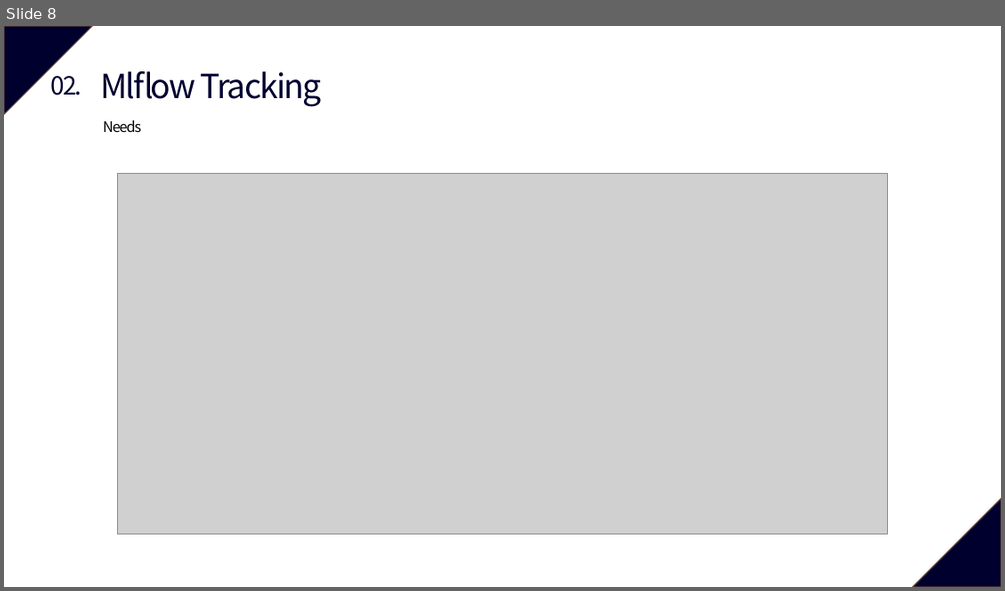
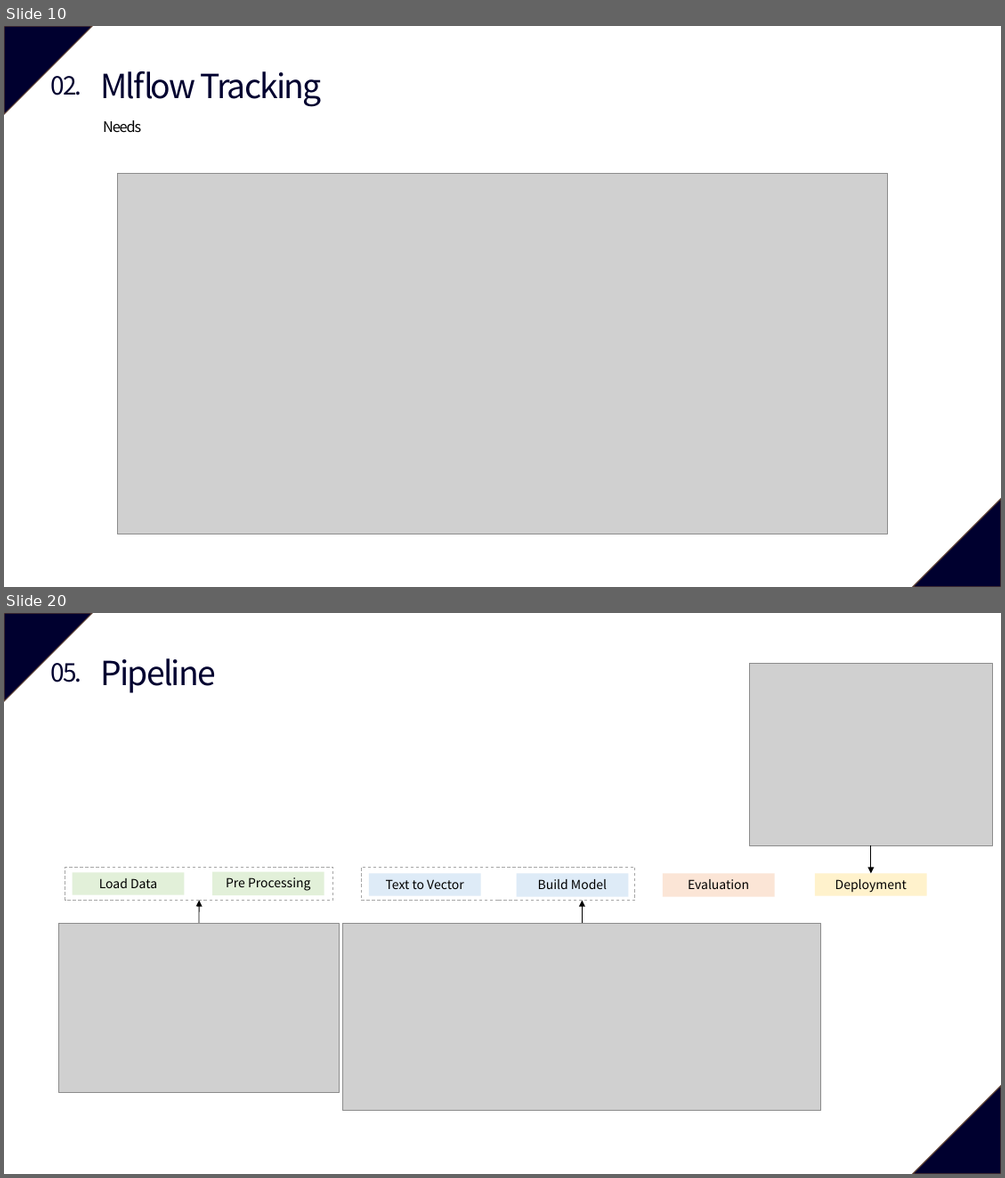
Before and after one commit to vhrehfdl/MLflow_tutorial, a slide deck: MLflow.pptx. Shown one above the other, each under a label of ours: slide 8 before the commit, slides 10 and 20 after it; the slides between them are not shown. The pictures are 1005x591 and 1005x1178 pixels, drawn with LibreOffice and Linux fonts; fonts in the diff are those of the drawing; grey boxes stand for pictures. Boxes give left, top, right and bottom in pixels: in the first picture for what was removed or moved away, otherwise in the second. Text is boxed around its words. In the diff, an @@ line names an element or a change of style, - is before the commit and + after.

```diff
--- a/MLflow.pptx
+++ b/MLflow.pptx
@@ slide 20 added at (4, 613, 1001, 1174), background #FFFFFF; not listed: 2 template elements that a slide beside it also shows @@
@@ text added at (50, 663, 81, 682), 24 pt, text #00002F @@
+05.
@@ text added at (100, 658, 216, 693), 32 pt, text #00002F @@
+Pipeline
@@ picture added at (750, 664, 993, 845) @@
@@ arrow added from (871, 845) to (871, 873), #000000 0.75 pt @@
@@ rectangle added at (65, 868, 334, 900), outline #A6A6A6 0.75 pt dashed @@
@@ rectangle added at (72, 873, 184, 895), fill #E2F0D9, 12 pt, text #000000 @@
+Load Data
@@ rectangle added at (212, 872, 324, 895), fill #E2F0D9, 12 pt, text #000000 @@
+Pre Processing
@@ rectangle added at (362, 868, 635, 900), outline #A6A6A6 0.75 pt dashed @@
@@ rectangle added at (369, 873, 481, 896), fill #DEEBF7, 12 pt, text #000000 @@
+Text to Vector
@@ rectangle added at (517, 873, 629, 896), fill #DEEBF7, 12 pt, text #000000 @@
+Build Model
@@ rectangle added at (663, 873, 775, 896), fill #FBE5D6, 12 pt, text #000000 @@
+Evaluation
@@ rectangle added at (816, 873, 928, 896), fill #FFF2CC, 12 pt, text #000000 @@
+Deployment
@@ arrow added from (199, 924) to (199, 900), #000000 0.75 pt @@
@@ arrow added from (582, 924) to (582, 900), #000000 0.75 pt @@
@@ picture added at (59, 924, 339, 1093) @@
@@ picture added at (343, 924, 821, 1111) @@
@@ what was slide 8 is now slide 10 @@
```
Also in this commit, not shown: 6 slides changed, 11 other slides added, 47 other files.
